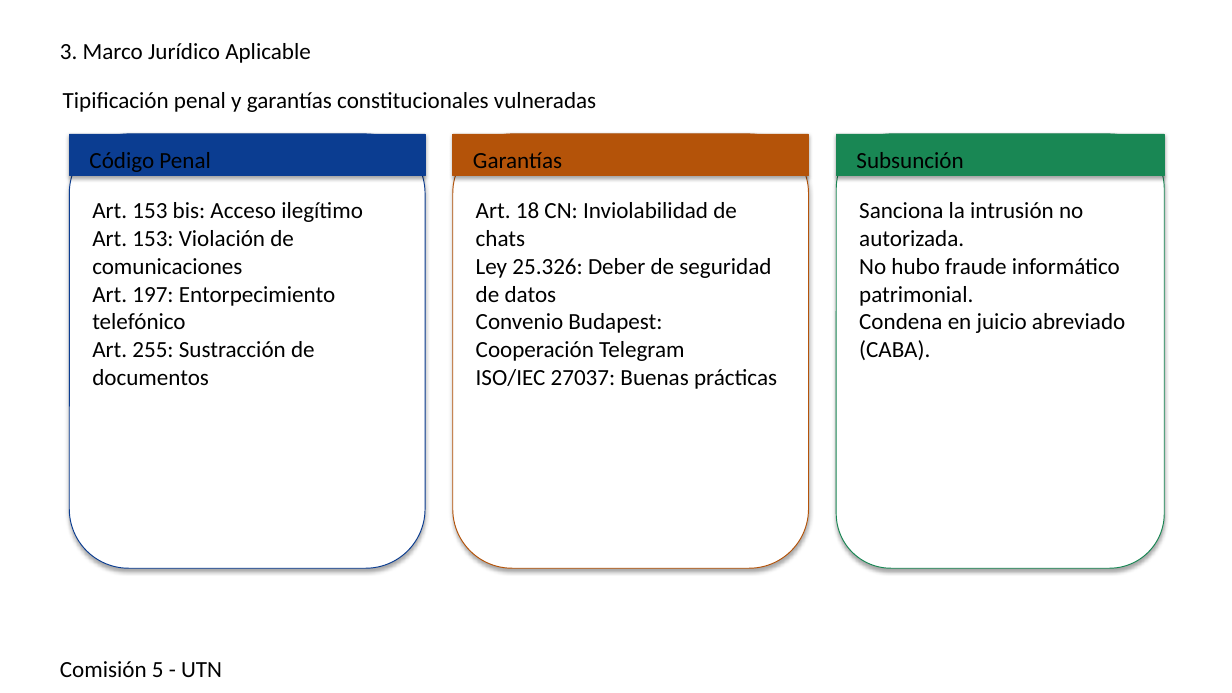
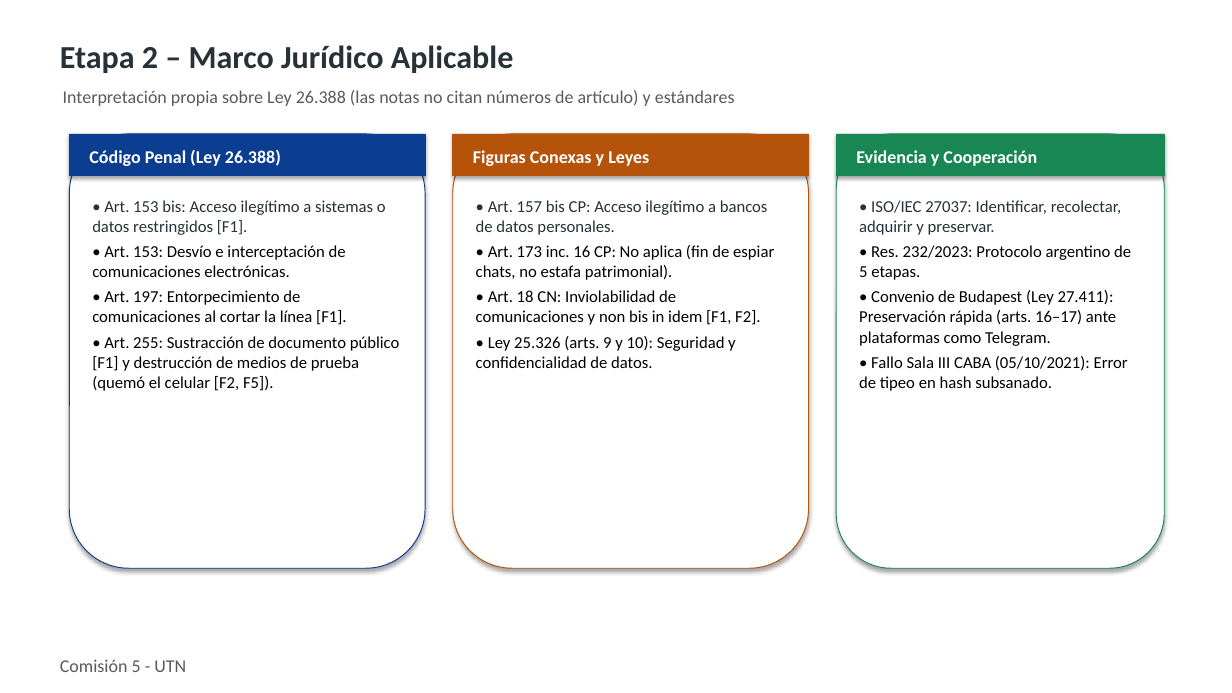
Before and after one commit to GonzaVega/TPI-Legislacion, a slide deck: slide 4 of resolucion-consignas/presentacion-y-guion/Presentacion_TPI_Eje1.pptx. Drawn at 1232x693 pixels with LibreOffice and Linux fonts; fonts in the diff are those of the drawing. Boxes give left, top, right and bottom in pixels: in the first picture for what was removed or moved away, otherwise in the second. Text is boxed around its words. In the diff, an @@ line names an element or a change of style, - is before the commit and + after.

```diff
--- a/resolucion-consignas/presentacion-y-guion/Presentacion_TPI_Eje1.pptx
+++ b/resolucion-consignas/presentacion-y-guion/Presentacion_TPI_Eje1.pptx
@@ text at [60,45,514,73]: text changed; size 18 to 25 pt; text colour #000000 to #263238; bold on @@
-3. Marco Jurídico Aplicable
+Etapa 2 – Marco Jurídico Aplicable
@@ text at [63,90,735,106]: text changed; size 18 to 14 pt; text colour #000000 to #5A5A5A @@
-Tipificación penal y garantías constitucionales vulneradas
+Interpretación propia sobre Ley 26.388 (las notas no citan números de artículo) y estándares
@@ text at [89,150,281,166]: text changed; size 18 to 14 pt; text colour #000000 to #FFFFFF; bold on @@
-Código Penal
+Código Penal (Ley 26.388)
@@ text at [473,150,649,166]: text changed; size 18 to 14 pt; text colour #000000 to #FFFFFF; bold on @@
-Garantías
+Figuras Conexas y Leyes
@@ text at [856,150,1037,166]: text changed; size 18 to 14 pt; text colour #000000 to #FFFFFF; bold on @@
-Subsunción
+Evidencia y Cooperación
@@ text at [92,200,400,391]: text changed; size 18 to 13 pt @@
-Art. 153 bis: Acceso ilegítimo
-Art. 153: Violación de comunicaciones
-Art. 197: Entorpecimiento telefónico
-Art. 255: Sustracción de documentos
+• Art. 153 bis: Acceso ilegítimo a sistemas o datos restringidos [F1].
+• Art. 153: Desvío e interceptación de comunicaciones electrónicas.
+• Art. 197: Entorpecimiento de comunicaciones al cortar la línea [F1].
+• Art. 255: Sustracción de documento público [F1] y destrucción de medios de prueba (quemó el celular [F2, F5]).
@@ text at [476,200,774,368]: text changed; size 18 to 13 pt @@
-Art. 18 CN: Inviolabilidad de chats
-Ley 25.326: Deber de seguridad de datos
-Convenio Budapest: Cooperación Telegram
-ISO/IEC 27037: Buenas prácticas
+• Art. 157 bis CP: Acceso ilegítimo a bancos de datos personales.
+• Art. 173 inc. 16 CP: No aplica (fin de espiar chats, no estafa patrimonial).
+• Art. 18 CN: Inviolabilidad de comunicaciones y non bis in idem [F1, F2].
+• Ley 25.326 (arts. 9 y 10): Seguridad y confidencialidad de datos.
@@ text at [859,200,1131,391]: text changed; size 18 to 13 pt @@
-Sanciona la intrusión no autorizada.
-No hubo fraude informático patrimonial.
-Condena en juicio abreviado (CABA).
+• ISO/IEC 27037: Identificar, recolectar, adquirir y preservar.
+• Res. 232/2023: Protocolo argentino de 5 etapas.
+• Convenio de Budapest (Ley 27.411): Preservación rápida (arts. 16–17) ante plataformas como Telegram.
+• Fallo Sala III CABA (05/10/2021): Error de tipeo en hash subsanado.
@@ text "Comisión 5 - UTN" at [60,659,186,672]: size 18 to 14 pt, text colour #000000 to #5A5A5A; more space between paragraphs @@
```
Also in this commit, not shown: 8 other slides changed, 1 slide added, 1 slide removed, 34 other files.
